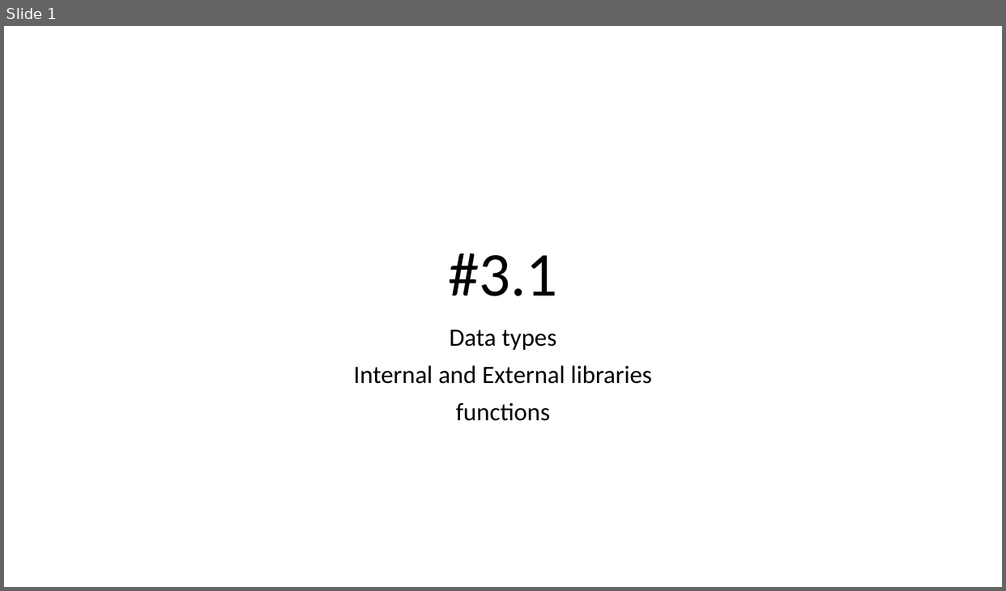
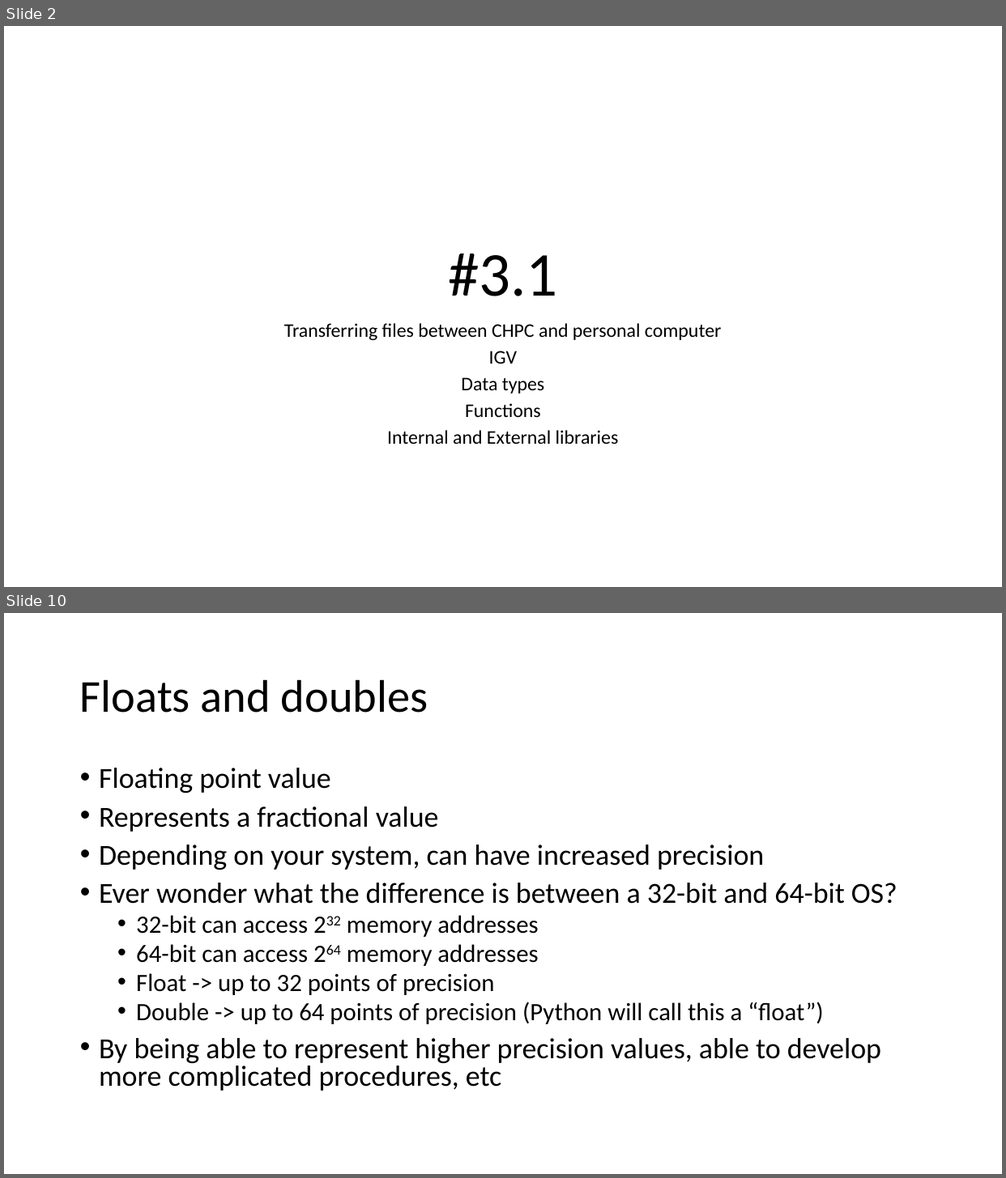
Before and after one commit to j-berg/bioinformatics-bootcamp, a slide deck: class_3_1/class_3_1.pptx. Shown one above the other, each under a label of ours: slide 1 before the commit, slides 2 and 10 after it; the slides between them are not shown. The pictures are 1006x591 and 1006x1178 pixels, drawn with LibreOffice and Linux fonts; fonts in the diff are those of the drawing. Boxes give left, top, right and bottom in pixels: in the first picture for what was removed or moved away, otherwise in the second. Text is boxed around its words. In the diff, an @@ line names an element or a change of style, - is before the commit and + after.

```diff
--- a/class_3_1/class_3_1.pptx
+++ b/class_3_1/class_3_1.pptx
@@ slide 10 added at (x1=4, y1=613, x2=1002, y2=1174), background #FFFFFF @@
@@ title added at (x1=80, y1=679, x2=428, y2=713), 44 pt, text #000000 @@
+Floats and doubles
@@ text added at (x1=99, y1=768, x2=897, y2=1091), 28 pt, text #000000 @@
+• Floating point value
+• Represents a fractional value
+• Depending on your system, can have increased precision
+• Ever wonder what the difference is between a 32-bit and 64-bit OS?
+  • 32-bit can access 232 memory addresses
+  • 64-bit can access 264 memory addresses
+  • Float -> up to 32 points of precision
+  • Double -> up to 64 points of precision (Python will call this a “float”)
+• By being able to represent higher precision values, able to develop more complicated procedures, etc
@@ what was slide 1 is now slide 2 @@
@@ slide 2 changed as well @@
@@ subtitle at (x1=284, y1=323, x2=721, y2=364): paragraphs added @@
+Transferring files between CHPC and personal computer
+IGV
@@ subtitle at (x1=387, y1=378, x2=619, y2=444): size 24 to 18.6 pt in "Data types", "Internal and External libraries"; line spacing 0.9 to 0.7 @@
@@ subtitle at (x1=456, y1=403, x2=550, y2=421): paragraph removed @@
-functions
@@ subtitle at (x1=465, y1=403, x2=541, y2=417): paragraph added @@
+Functions
```
Also in this commit, not shown: 22 other slides added, 5 other files.
